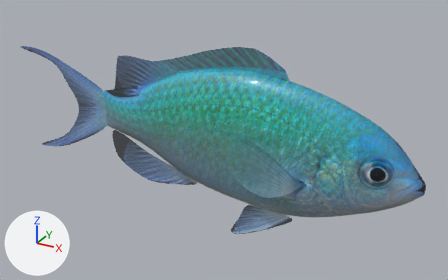
One commit to the glTF model scripts/rotatable-aquascape/reef/assets/fish/chromis.glb: the scene before it, then after it.
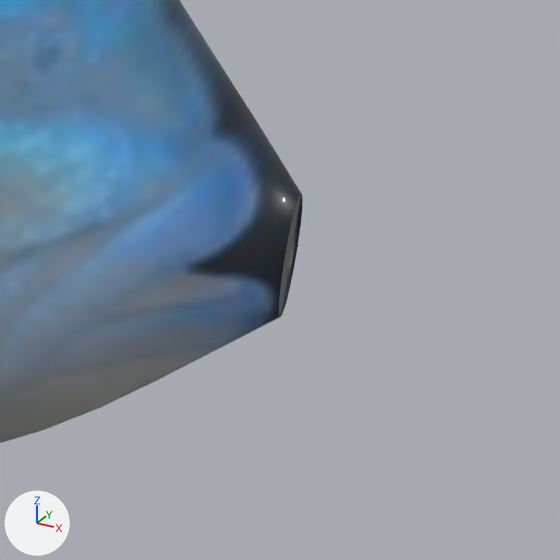
Each version is shown whole from a camera (50 mm lens) standing at (0.721, -1.441, 0.719) and looking at (-0.092, 0.038, -0.021), then close up on the part from 89% to 100% of the width and 60% to 77% of the height. The lights are fixed; the arrows at lower left show +X, +Y and +Z. The older version's two pictures come first. Vertices at exactly the same position are counted once.

In view in the first close-up: 'chromis__body'.
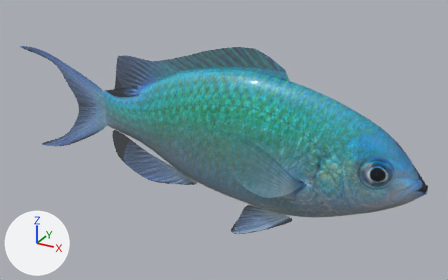
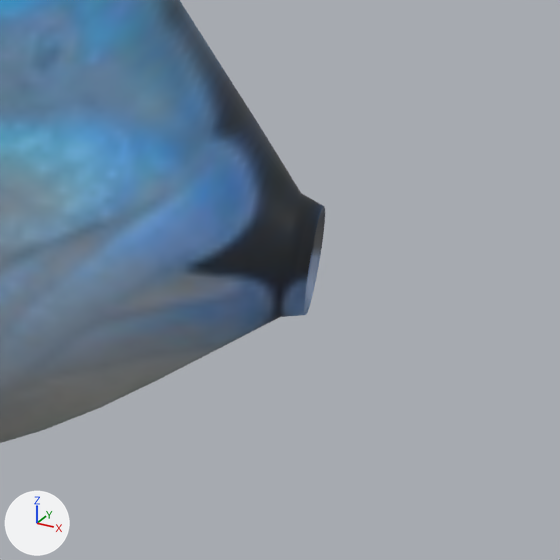
Edits to the scene script, one JSON object a line:
```json
{"op": "add", "block": "mat_chromis_lip_and_cavity_tissue", "code": ["mat_chromis_lip_and_cavity_tissue = bpy.data.materials.new('chromis lip and cavity tissue')", "# uses the picture img_chromis_skin"]}
{"block": "me_chromis__body", "where": "# used by ob_chromis__body; location = (0.0, 0.0, 0.0)"}
{"op": "remove", "block": "me_chromis__body", "code": "me_chromis__body.from_pydata(...)  # 4274 vertices, 8544 faces; spans x -0.5..0.5, y -0.075..0.075, z -0.189..0.217"}
{"op": "add", "block": "me_chromis__body", "code": "me_chromis__body.from_pydata(...)  # 4418 vertices, 8832 faces; spans x -0.5..0.505, y -0.075..0.075, z -0.189..0.217"}
{"block": "me_chromis__body", "change": "me_chromis__body part 1: 1 vertex removed from x 0.5, y 0.0, z -0.016; 145 vertices added at x 0.47..0.505, y -0.007..0.007, z -0.029..-0.004"}
{"block": "me_chromis__body", "change": "me_chromis__body part 2: 8496 faces spanning x -0.5..0.5, y -0.075..0.075, z -0.189..0.217 switch from mat_chromis_skin (picture img_chromis_skin) to mat_chromis_lip_and_cavity_tissue"}
```

What differs and where, as boxes (x1, y1, x2, y2) in the close-ups (560 x 560 px):
```json
{"object": "chromis__body", "change": "reshaped", "before": [0, 0, 302, 443], "after": [0, 0, 325, 443]}
{"part": 1, "of": "me_chromis__body", "change": "built on", "before": [279, 194, 302, 317], "after": [279, 193, 325, 317]}
{"part": 2, "of": "me_chromis__body", "change": "edited", "before": [0, 0, 301, 443], "after": [0, 0, 301, 443], "on screen": "looks the same"}
```
